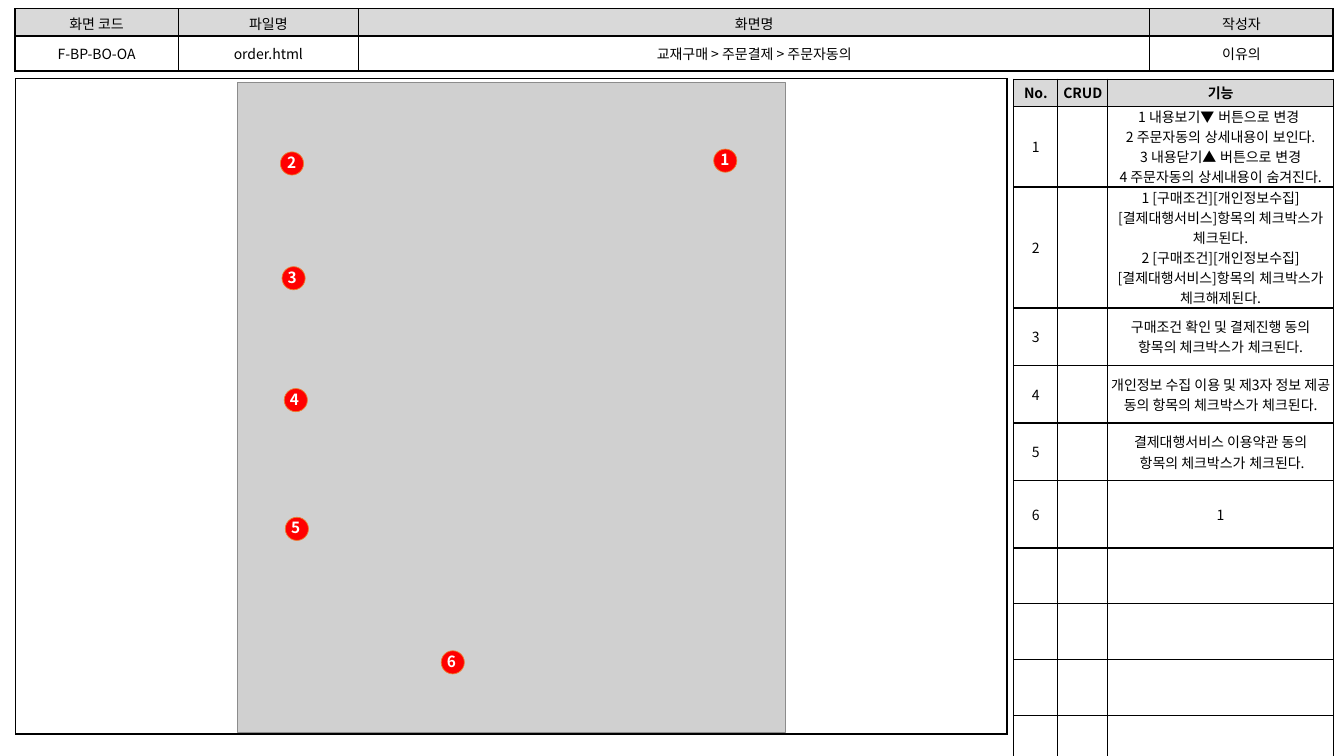
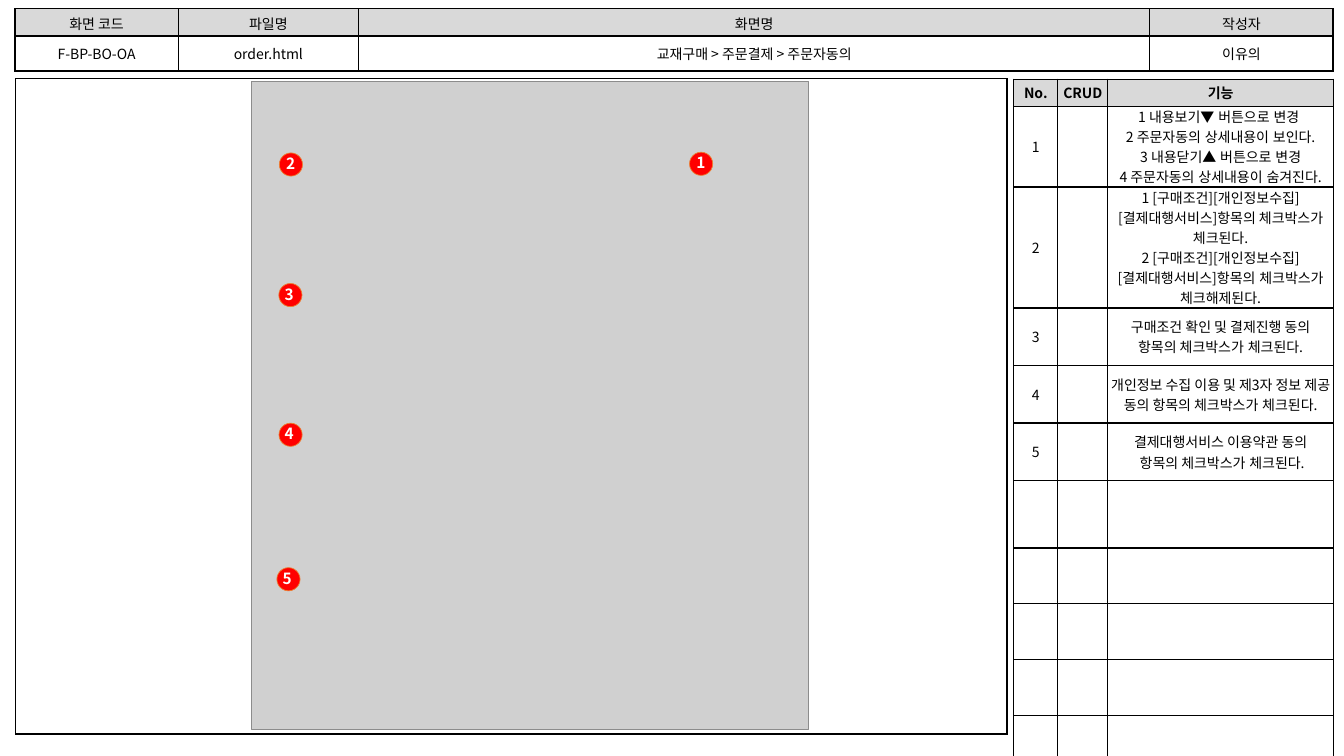
Before and after one commit to index506/cosmo6th_3thGroup, a slide deck: slide 6 of 3rd_Project/Member/Lee/기능,화면,테스트 문서/3th_Project_화면 설계도(이유의).pptx (slide 5 before the commit). Drawn at 1344x756 pixels with LibreOffice and Linux fonts; fonts in the diff are those of the drawing; grey boxes stand for pictures. Boxes give left, top, right and bottom in pixels: in the first picture for what was removed or moved away, otherwise in the second. Text is boxed around its words. In the diff, an @@ line names an element or a change of style, - is before the commit and + after.

```diff
--- a/3rd_Project/Member/Lee/기능,화면,테스트 문서/3th_Project_화면 설계도(이유의).pptx
+++ b/3rd_Project/Member/Lee/기능,화면,테스트 문서/3th_Project_화면 설계도(이유의).pptx
@@ picture: place and size @@
-picture at box(238, 83, 785, 732)
+picture at box(252, 82, 810, 730)
@@ table at box(1014, 80, 1335, 736) @@
-row 7: 6 |  | 1
+row 11:  |  | 
@@ text "1": place and size @@
-text "1" at box(720, 150, 729, 165)
+text "1" at box(696, 153, 705, 168)
@@ ellipse: place and size @@
-ellipse at box(714, 149, 737, 172)
+ellipse at box(690, 152, 713, 175)
@@ text "3": place and size @@
-text "3" at box(288, 267, 297, 283)
+text "3" at box(285, 284, 294, 300)
@@ ellipse: place and size @@
-ellipse at box(282, 267, 306, 290)
+ellipse at box(279, 283, 302, 307)
@@ text "4": place and size @@
-text "4" at box(290, 389, 299, 405)
+text "4" at box(285, 424, 294, 439)
@@ ellipse: place and size @@
-ellipse at box(284, 388, 308, 411)
+ellipse at box(279, 423, 302, 447)
@@ text "5": place and size @@
-text "5" at box(291, 518, 300, 533)
+text "5" at box(283, 568, 292, 584)
@@ ellipse: place and size @@
-ellipse at box(285, 517, 309, 540)
+ellipse at box(277, 568, 300, 591)
@@ ellipse removed at box(442, 651, 465, 675) @@
@@ text removed at box(447, 652, 456, 667) @@
-6
```
Also in this commit, not shown: 3 other slides changed, 2 slides added, 2 other files.
